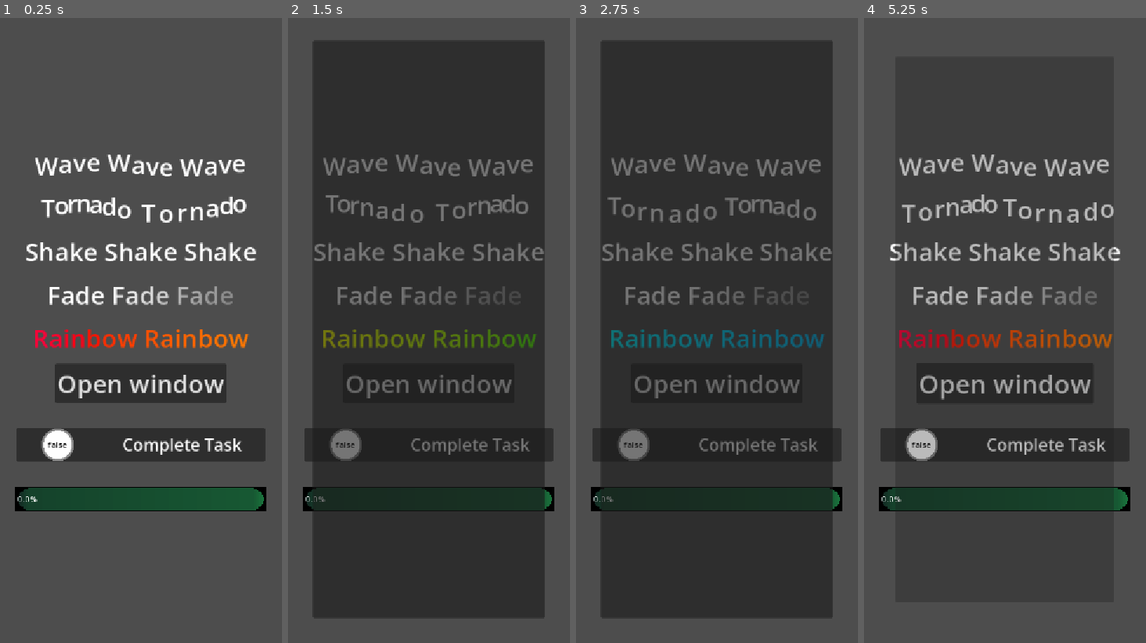
Above: before the commit, frames 1-4 (left to right).
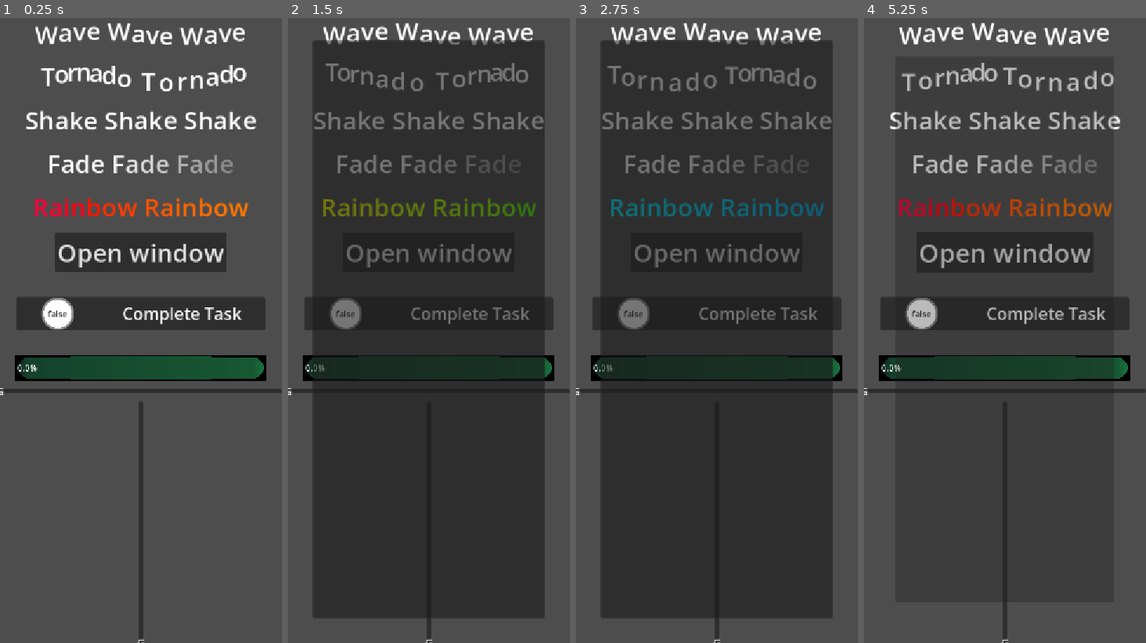
Above: after the commit, the same moments.

Repository: TimDev7/Godot-CoreTemplate
Game: Godot game, scene res://Template/UI/ui_test.tscn
The game is run twice, just before and just after one commit, with the same random seed, the same clock (stepped at 60 frames per second) and the same inputs. This scene is started directly instead of the project's main scene.
Inputs (mouse positions are in pixels of both pictures, inside the frame that each line leads up to):
- Up to frame 1 (0.25 s): no input
- Up to frame 2 (1.5 s): click "Open window" at 0.5 s; click "false" at 1.25 s
- Up to frame 3 (2.75 s): click "Open window" at 2 s
- Up to frame 4 (5.25 s): click "false" at 2.75 s; click "Open window" at 3.5 s; click "false" at 4.25 s; tap Enter at 5 s; move the mouse to (1067, 299) at 5.02 s; hold Shift from 5.03 s (still down); click (1067, 299) at 5.17 s

The runs differ from the first frame. In frame 1, 30% of the frame differs, in the area x 0-100%, y 0-100%; in frame 2, 11%; in frame 3, 11%; in frame 4, 18%.

Commit message:
feat(ui): add juicy slider component, add juicy progress bar animation feature

Diff:
--- a/Template/UI/scenes/juicy_component.gd
+++ b/Template/UI/components/juicy_button_component.gd
@@ -1,7 +1,6 @@
 extends Node
-class_name JuiceComponent
+class_name JuicyButtonComponent
 
-@export_category("JuicyComponent Settings")
 @export var button_down_scale:Vector2 = Vector2(0.8,0.8)
 @export var button_up_scale:Vector2 = Vector2(1.1,1.1)
 @export var anim_time:float = 0.1
--- /dev/null
+++ b/Template/UI/components/juicy_button_component.tscn
@@ -0,0 +1,6 @@
+[gd_scene format=3 uid="uid://cxlr8nmotfbdk"]
+
+[ext_resource type="Script" uid="uid://0m5vo1j1mv5l" path="res://Template/UI/components/juicy_button_component.gd" id="1_ykbh6"]
+
+[node name="JuicyButtonComponent" type="Node" unique_id=437082904]
+script = ExtResource("1_ykbh6")
--- /dev/null
+++ b/Template/UI/components/juicy_slider_component.gd
@@ -0,0 +1,130 @@
+@tool
+extends Control
+class_name JuicySliderComponent
+
+## ALL SLIDERS GRABER TEXTURES WILL BE REPLACED WITH PLACEHOLDERS
+
+@export var juicy_slider_tex:Texture2D:
+	set(value):
+		juicy_slider_tex = value
+		if is_node_ready():
+			juicy_slider.texture = juicy_slider_tex
+			_update_ui()
+@export var juicy_slider_pressed_tex:Texture2D
+@export var juicy_slider_up_scale:Vector2 = Vector2(1.2,1.2)
+@export var juicy_slider_down_scale:Vector2 = Vector2(0.8,0.8)
+@export var juicy_slider_anim_time:float = 0.2
+@onready var juicy_slider_control: Control = %JuicySliderControl
+@onready var juicy_slider: TextureRect = %JuicySlider
+@onready var slider: Slider
+
+
+var _juicy_slider_step:float = -1
+var _tween:Tween
+var _is_horizontal:bool = false
+
+func _ready() -> void:
+	var parent = get_parent()
+	if parent is not Slider:
+		queue_free()
+		return
+
+	slider = parent
+	if slider is HSlider:
+		_is_horizontal = true
+	slider.drag_started.connect(_on_drag_started)
+	slider.drag_ended.connect(_on_drag_ended)
+	slider.value_changed.connect(_on_value_changed)
+	slider.resized.connect(_on_resized)
+
+	print(juicy_slider_control.size)
+	call_deferred("_apply_theme_on_juicy_slider")
+	await get_tree().create_timer(0.1).timeout
+	call_deferred("_on_resized")
+	print(juicy_slider_control.size)
+
+
+func _update_ui() -> void:
+	if not juicy_slider:
+		juicy_slider = %JuicySlider
+	if not juicy_slider_control:
+		juicy_slider_control = %JuicySliderControl
+	if _juicy_slider_step < 0:
+		_update_juicy_slider_step()
+
+	if _is_horizontal:
+		juicy_slider.position.x = _juicy_slider_step * slider.value
+	else:
+		juicy_slider.position.y = _juicy_slider_step * (slider.max_value - slider.value)
+
+
+func _apply_theme_on_juicy_slider() -> void:
+	var stylebox:StyleBox = slider.get_theme_stylebox("grabber_area")
+	if juicy_slider_tex and juicy_slider_pressed_tex:
+		juicy_slider.texture = juicy_slider_tex
+		var placeholder:PlaceholderTexture2D = PlaceholderTexture2D.new()
+		placeholder.size = Vector2.ZERO
+		slider.add_theme_icon_override("grabber",placeholder)
+		slider.add_theme_icon_override("grabber_highlight",placeholder)
+		slider.add_theme_icon_override("grabber_disabled",placeholder)
+		return
+
+	if stylebox is StyleBoxFlat:
+		juicy_slider.modulate = stylebox.bg_color
+	elif stylebox is StyleBoxTexture:
+		juicy_slider.texture = stylebox.texture
+
+
+func _update_juicy_slider_step() -> void:
+	var save_area_size:float
+	if _is_horizontal:
+		save_area_size = (juicy_slider_control.size.x - juicy_slider.size.x)
+	else:
+		save_area_size = (juicy_slider_control.size.y - juicy_slider.size.y)
+	print(juicy_slider_control.size)
+	_juicy_slider_step = (save_area_size / slider.max_value)
+
+
+func _on_resized() -> void:
+	if _is_horizontal:
+		juicy_slider.position.y = size.y / 2.0 + juicy_slider.size.y / 2.0
+	else:
+		juicy_slider.position.x = size.x / 2.0 + juicy_slider.size.x / 2.0
+	_update_juicy_slider_step()
+	_update_ui()
+
+
+func _on_value_changed(_value: float) -> void:
+	_update_ui()
+
+
+func _on_drag_started() -> void:
+	if _tween: _tween.kill()
+	_tween = create_tween()
+
+	juicy_slider.texture = juicy_slider_pressed_tex
+	_tween.tween_property(
+		juicy_slider,
+		"scale",
+		juicy_slider_up_scale,
+		juicy_slider_anim_time
+	).set_trans(Tween.TRANS_BACK)
+
+
+func _on_drag_ended(_value_changed: bool) -> void:
+	if _tween: _tween.kill()
+	_tween = create_tween().set_parallel(false)
+
+	juicy_slider.texture = juicy_slider_tex
+	_tween.tween_property(
+		juicy_slider,
+		"scale",
+		juicy_slider_down_scale,
+		juicy_slider_anim_time
+	).set_trans(Tween.TRANS_BOUNCE)
+	_tween.tween_property(
+		juicy_slider,
+		"scale",
+		Vector2.ONE,
+		juicy_slider_anim_time
+	).set_trans(Tween.TRANS_BOUNCE)
--- /dev/null
+++ b/Template/UI/components/juicy_slider_component.tscn
@@ -0,0 +1,42 @@
+[gd_scene format=3 uid="uid://cg7q5bdw21c6f"]
+
+[ext_resource type="Script" uid="uid://b16eac4dyyesc" path="res://Template/UI/components/juicy_slider_component.gd" id="1_c37lt"]
+
+[node name="JuicySliderComponent" type="Control" unique_id=137695758]
+layout_mode = 3
+anchors_preset = 0
+offset_right = 40.0
+offset_bottom = 40.0
+mouse_filter = 2
+script = ExtResource("1_c37lt")
+
+[node name="MarginContainer" type="MarginContainer" parent="." unique_id=729265170]
+layout_mode = 1
+anchors_preset = 15
+anchor_right = 1.0
+anchor_bottom = 1.0
+grow_horizontal = 2
+grow_vertical = 2
+theme_override_constants/margin_left = 1
+theme_override_constants/margin_top = 1
+theme_override_constants/margin_right = 1
+theme_override_constants/margin_bottom = 1
+
+[node name="JuicySliderControl" type="Control" parent="MarginContainer" unique_id=100823422]
+unique_name_in_owner = true
+layout_mode = 2
+mouse_filter = 2
+
+[node name="JuicySlider" type="TextureRect" parent="MarginContainer/JuicySliderControl" unique_id=639716791]
+unique_name_in_owner = true
+layout_mode = 1
+anchors_preset = 8
+anchor_left = 0.5
+anchor_top = 0.5
+anchor_right = 0.5
+anchor_bottom = 0.5
+grow_horizontal = 2
+grow_vertical = 2
+pivot_offset_ratio = Vector2(0.5, 0.5)
+expand_mode = 1
+stretch_mode = 3
--- a/Template/UI/game_window.tscn
+++ b/Template/UI/scenes/game_window.tscn
@@ -1,6 +1,6 @@
 [gd_scene format=3 uid="uid://dbxuyb5djs8as"]
 
-[ext_resource type="Script" uid="uid://crfi40sgue0ya" path="res://Template/UI/game_window.gd" id="1_yvo4i"]
+[ext_resource type="Script" uid="uid://crfi40sgue0ya" path="res://Template/UI/scenes/game_window.gd" id="1_yvo4i"]
 
 [sub_resource type="Animation" id="Animation_yvo4i"]
 length = 0.001
--- a/Template/UI/scenes/juicy_checkbox.tscn
+++ b/Template/UI/scenes/juicy_checkbox.tscn
@@ -2,7 +2,7 @@
 
 [ext_resource type="Theme" uid="uid://cpn5fmpmla1su" path="res://Assets/Themes/default.tres" id="1_ejhh4"]
 [ext_resource type="Script" uid="uid://ujvp75by55p1" path="res://Template/UI/scenes/juicy_checkbox.gd" id="1_v24pl"]
-[ext_resource type="PackedScene" uid="uid://cxlr8nmotfbdk" path="res://Template/UI/scenes/juicy_component.tscn" id="2_artvg"]
+[ext_resource type="PackedScene" uid="uid://cxlr8nmotfbdk" path="res://Template/UI/components/juicy_button_component.tscn" id="2_artvg"]
 
 [sub_resource type="Gradient" id="Gradient_ejhh4"]
 interpolation_mode = 1
--- a/Template/UI/scenes/juicy_component.tscn
+++ /dev/null
@@ -1,6 +0,0 @@
-[gd_scene format=3 uid="uid://cxlr8nmotfbdk"]
-
-[ext_resource type="Script" uid="uid://0m5vo1j1mv5l" path="res://Template/UI/scenes/juicy_component.gd" id="1_o4l6w"]
-
-[node name="JuicyComponent" type="Node" unique_id=437082904]
-script = ExtResource("1_o4l6w")
--- a/Template/UI/scenes/juicy_progress_bar.gd
+++ b/Template/UI/scenes/juicy_progress_bar.gd
@@ -2,7 +2,7 @@
 extends TextureProgressBar
 class_name JuicyProgressBar
 
-## USE 'new_value' INSTEAD FOR SMOOTH EFFECT
+## USE 'new_value' FOR SMOOTH EFFECT
 
 signal max_value_achived
 signal animation_finished
@@ -20,10 +20,14 @@
 		anim_time = clampf(value,0.05,10)
 
 
+@export var wait_until_animation_finished:bool = false
+
 @export var icon_tex:Texture2D:
 	set(value):
 		icon_tex = value
 		call_deferred("_update_ui")
+
+@export var value_change_trans:Tween.TransitionType = Tween.TransitionType.TRANS_BACK
 
 
 @export var font_size:int:
@@ -76,10 +80,14 @@
 
 
 func _change_value_smooth(_new_value: float) -> void:
-	if _tween: _tween.kill()
+	if _tween:
+		if wait_until_animation_finished and _tween.is_running():
+			return
+		else:
+			_tween.kill()
 	_tween = create_tween().set_parallel(true)
 
-	_tween.tween_property(self, "value", _new_value, anim_time).set_trans(Tween.TRANS_BACK)
+	_tween.tween_property(self, "value", _new_value, anim_time).set_trans(value_change_trans)
 	_tween.tween_method(
 		func(val:float):
 			value_label.text = str(snapped(val / max_value * 100.0, 0.1)) + "%",
--- a/Template/UI/ui_test.gd
+++ b/Template/UI/ui_test.gd
@@ -1,5 +1,11 @@
 extends Control
 
+@onready var juicy_progress_bar: JuicyProgressBar = $VBoxContainer/JuicyProgressBar
 
 func _on_button_pressed() -> void:
 	$GameWindow.open_window()
+
+
+
+func _on_h_slider_value_changed(value: float) -> void:
+	juicy_progress_bar.new_value = value
--- a/Template/UI/ui_test.tscn
+++ b/Template/UI/ui_test.tscn
@@ -2,10 +2,21 @@
 
 [ext_resource type="Theme" uid="uid://cpn5fmpmla1su" path="res://Assets/Themes/default.tres" id="1_wrubf"]
 [ext_resource type="Script" uid="uid://dhhqrq8hnlnig" path="res://Template/UI/ui_test.gd" id="2_db6u0"]
-[ext_resource type="PackedScene" uid="uid://dbxuyb5djs8as" path="res://Template/UI/game_window.tscn" id="2_icgfc"]
-[ext_resource type="PackedScene" uid="uid://cxlr8nmotfbdk" path="res://Template/UI/scenes/juicy_component.tscn" id="2_l745i"]
+[ext_resource type="PackedScene" uid="uid://dbxuyb5djs8as" path="res://Template/UI/scenes/game_window.tscn" id="2_icgfc"]
+[ext_resource type="PackedScene" uid="uid://cxlr8nmotfbdk" path="res://Template/UI/components/juicy_button_component.tscn" id="2_l745i"]
 [ext_resource type="PackedScene" uid="uid://byisttmte7h8w" path="res://Template/UI/scenes/juicy_checkbox.tscn" id="5_db6u0"]
 [ext_resource type="PackedScene" uid="uid://cyh2y5xqsy7is" path="res://Template/UI/scenes/juicy_progress_bar.tscn" id="6_enwq8"]
+[ext_resource type="PackedScene" uid="uid://cg7q5bdw21c6f" path="res://Template/UI/components/juicy_slider_component.tscn" id="7_74c7v"]
+[ext_resource type="Texture2D" uid="uid://bguqn7rtubcow" path="res://Template/Game/GameNodeIcon.svg" id="8_4tx6f"]
+[ext_resource type="Texture2D" uid="uid://cmw8i08lf5r0r" path="res://Template/Core/CoreNodeIcon.svg" id="9_y6u8o"]
+
+[sub_resource type="PlaceholderTexture2D" id="PlaceholderTexture2D_4tx6f"]
+size = Vector2(0, 0)
+
+[sub_resource type="PlaceholderTexture2D" id="PlaceholderTexture2D_y6u8o"]
+
+[sub_resource type="PlaceholderTexture2D" id="PlaceholderTexture2D_2jh8c"]
+size = Vector2(0, 0)
 
 [node name="UiTest" type="Control" unique_id=1362653785]
 layout_mode = 3
@@ -89,5 +100,47 @@
 custom_minimum_size = Vector2(480, 32)
 layout_mode = 2
 size_flags_horizontal = 4
+anim_time = 0.1
+wait_until_animation_finished = true
+
+[node name="HSlider" type="HSlider" parent="VBoxContainer" unique_id=468589392]
+layout_mode = 2
+theme_override_icons/grabber = SubResource("PlaceholderTexture2D_4tx6f")
+theme_override_icons/grabber_highlight = SubResource("PlaceholderTexture2D_4tx6f")
+theme_override_icons/grabber_disabled = SubResource("PlaceholderTexture2D_4tx6f")
+theme_override_icons/tick = SubResource("PlaceholderTexture2D_y6u8o")
+
+[node name="JuicySliderComponent" parent="VBoxContainer/HSlider" unique_id=142041353 instance=ExtResource("7_74c7v")]
+layout_mode = 1
+anchors_preset = 15
+anchor_right = 1.0
+anchor_bottom = 1.0
+offset_right = 0.0
+offset_bottom = 0.0
+grow_horizontal = 2
+grow_vertical = 2
+juicy_slider_tex = ExtResource("8_4tx6f")
+juicy_slider_pressed_tex = ExtResource("9_y6u8o")
+
+[node name="VSlider" type="VSlider" parent="VBoxContainer" unique_id=510684432]
+layout_mode = 2
+size_flags_horizontal = 4
+size_flags_vertical = 3
+theme_override_icons/grabber = SubResource("PlaceholderTexture2D_2jh8c")
+theme_override_icons/grabber_highlight = SubResource("PlaceholderTexture2D_2jh8c")
+theme_override_icons/grabber_disabled = SubResource("PlaceholderTexture2D_2jh8c")
+
+[node name="JuicySliderComponent" parent="VBoxContainer/VSlider" unique_id=137695758 instance=ExtResource("7_74c7v")]
+layout_mode = 1
+anchors_preset = 15
+anchor_right = 1.0
+anchor_bottom = 1.0
+offset_right = 0.0
+offset_bottom = 0.0
+grow_horizontal = 2
+grow_vertical = 2
+juicy_slider_tex = ExtResource("8_4tx6f")
+juicy_slider_pressed_tex = ExtResource("9_y6u8o")
 
 [connection signal="pressed" from="VBoxContainer/Button" to="." method="_on_button_pressed"]
+[connection signal="value_changed" from="VBoxContainer/HSlider" to="." method="_on_h_slider_value_changed"]
Renamed: Template/UI/scenes/juicy_component.gd.uid -> Template/UI/components/juicy_button_component.gd.uid
Not shown, added: Template/UI/components/juicy_slider_component.gd.uid
Renamed: Template/UI/game_window.gd -> Template/UI/scenes/game_window.gd
Renamed: Template/UI/game_window.gd.uid -> Template/UI/scenes/game_window.gd.uid
